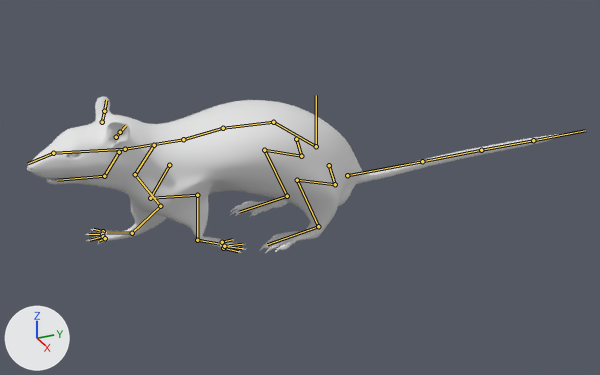
Before and after pictures for a commit that changed the Blender file rat/rat 2.0 (2).blend.
Camera for both pictures: a 50 mm camera at (94.2, -32.5, 52.3) aimed at (-0.4, 10.1, 4.9). Lighting does not change. The marker at lower left points along +X, +Y and +Z. Both versions are drawn at frame 20 of the action 'Walk2'; the numbers are the values there. The bones that bend it are drawn over the model as lines.

Objects in the first picture: 'RAT'.
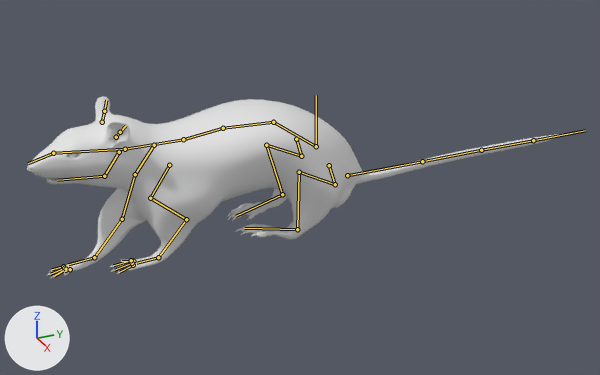
What differs and where, as boxes (x1, y1, x2, y2) in the pictures (600 x 375 px):
'RAT', posed (15% taller): before (27, 97, 572, 254); after (27, 97, 572, 278)

The edits, one by one:
Bone 'Leg.L.Fr.FK.001' (bone_leg_l_fr_fk_001) turns from (2, -9, 35) to (0, 0, 0) degrees about its own x, y and z.
Bone 'Leg.L.Fr.FK.003' (bone_leg_l_fr_fk_003) turns from (-26, 9, -133) to (0, 0, 0) degrees about its own x, y and z.
Bone 'Leg.R.Fr.FK.001' (bone_leg_r_fr_fk_001) turns from (-3, -5, -16) to (15, -12, -76) degrees about its own x, y and z.
Bone 'Leg.R.Fr.FK.002' (bone_leg_r_fr_fk_002) turns from (27, 5, -15) to (3, 8, -66) degrees about its own x, y and z.
Bone 'Leg.R.Fr.FK.003' (bone_leg_r_fr_fk_003) turns from (0, 0, 0) to (1, 0, -11) degrees about its own x, y and z.
Bone 'Leg.L.Bk.FK.001' (bone_leg_l_bk_fk_001) turns from (0, 0, 0) to (1, 0, 10) degrees about its own x, y and z.
Bone 'Leg.L.Bk.FK.002' (bone_leg_l_bk_fk_002) turns from (0, 0, 0) to (1, -2, -15) degrees about its own x, y and z.
Bone 'Leg.L.Bk.FK.003' (bone_leg_l_bk_fk_003) turns from (0, 0, 0) to (2, 1, -5) degrees about its own x, y and z.
Bone 'Leg.R.Bk.FK.001' (bone_leg_r_bk_fk_001) turns from (0, 0, 0) to (1, 0, 7) degrees about its own x, y and z.
Bone 'Leg.R.Bk.FK.003' (bone_leg_r_bk_fk_003) turns from (0, 0, 0) to (-1, -1, -14) degrees about its own x, y and z.
